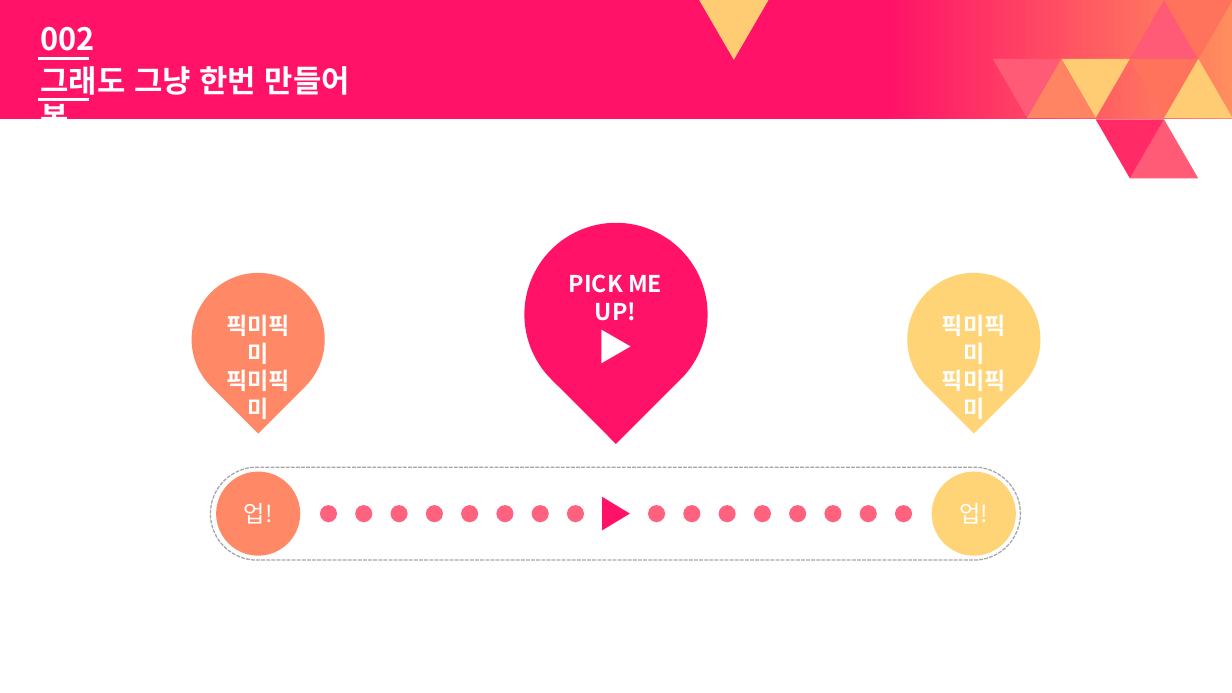
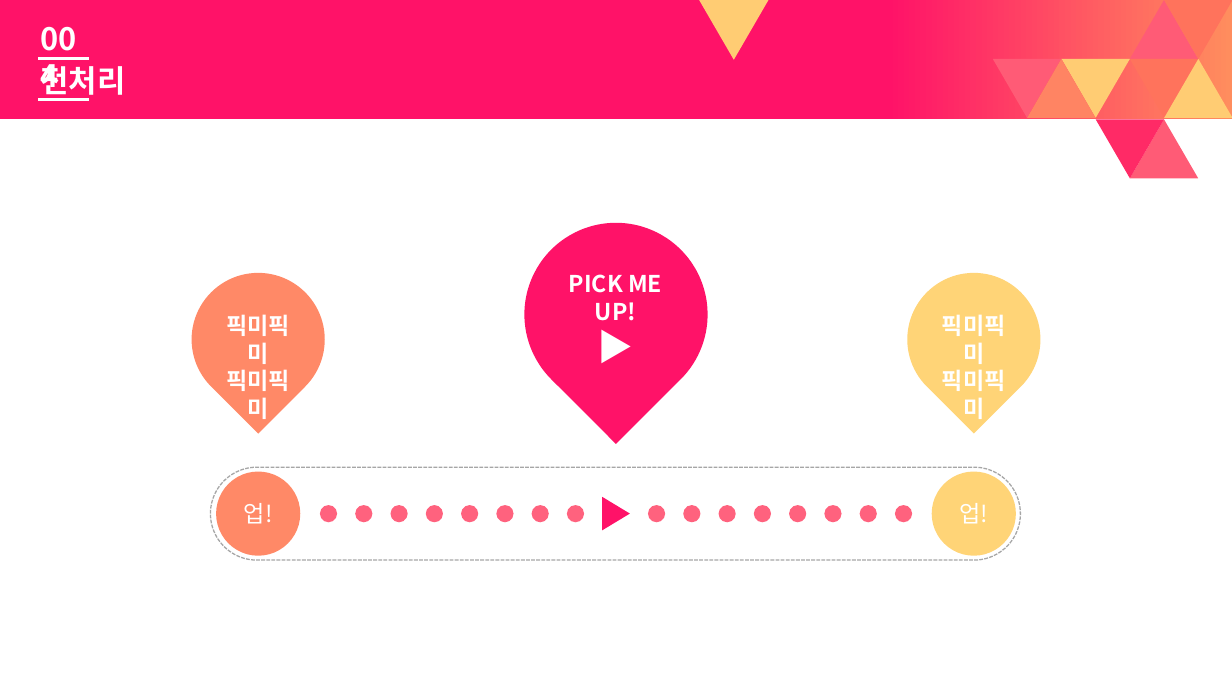
Before and after one commit to vlufoot/smu_team_6, a slide deck: slide 31 of 빅데이터 Presentation darft.pptx (slide 18 before the commit). Drawn at 1232x693 pixels with LibreOffice and Linux fonts; fonts in the diff are those of the drawing. Boxes give left, top, right and bottom in pixels: in the first picture for what was removed or moved away, otherwise in the second. Text is boxed around its words. In the diff, an @@ line names an element or a change of style, - is before the commit and + after.

```diff
--- a/빅데이터 Presentation darft.pptx
+++ b/빅데이터 Presentation darft.pptx
@@ text at <box>40,26,95,58</box>: text changed @@
-002
+004
@@ text at <box>40,64,125,101</box>: text changed @@
-그래도 그냥 한번 만들어 봄
+전처리
```
Also in this commit, not shown: 17 other slides changed, 13 slides added.
